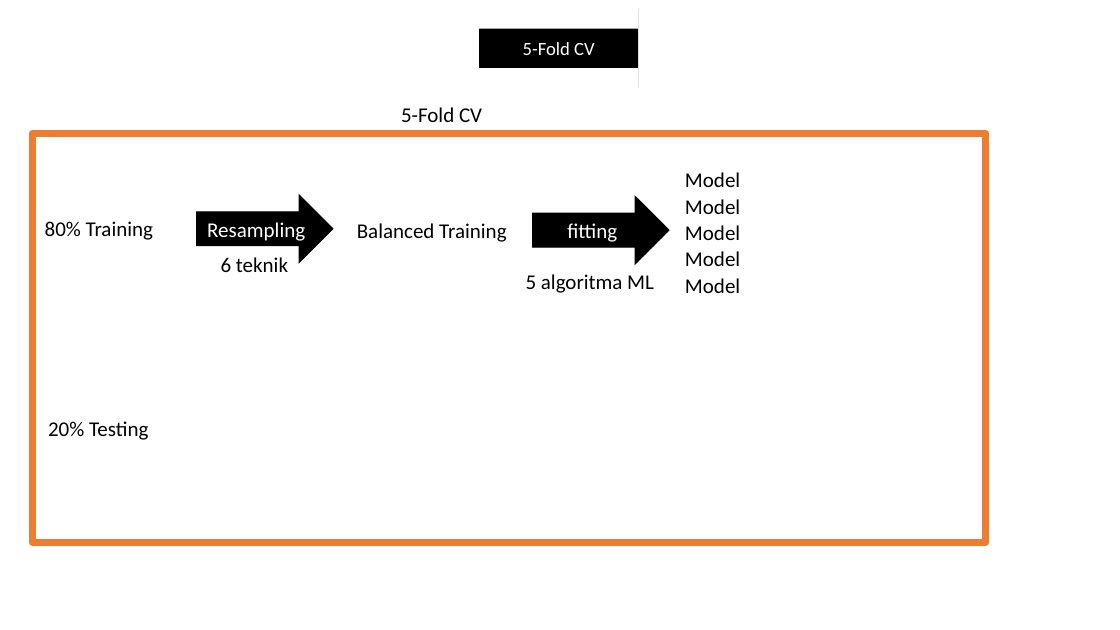
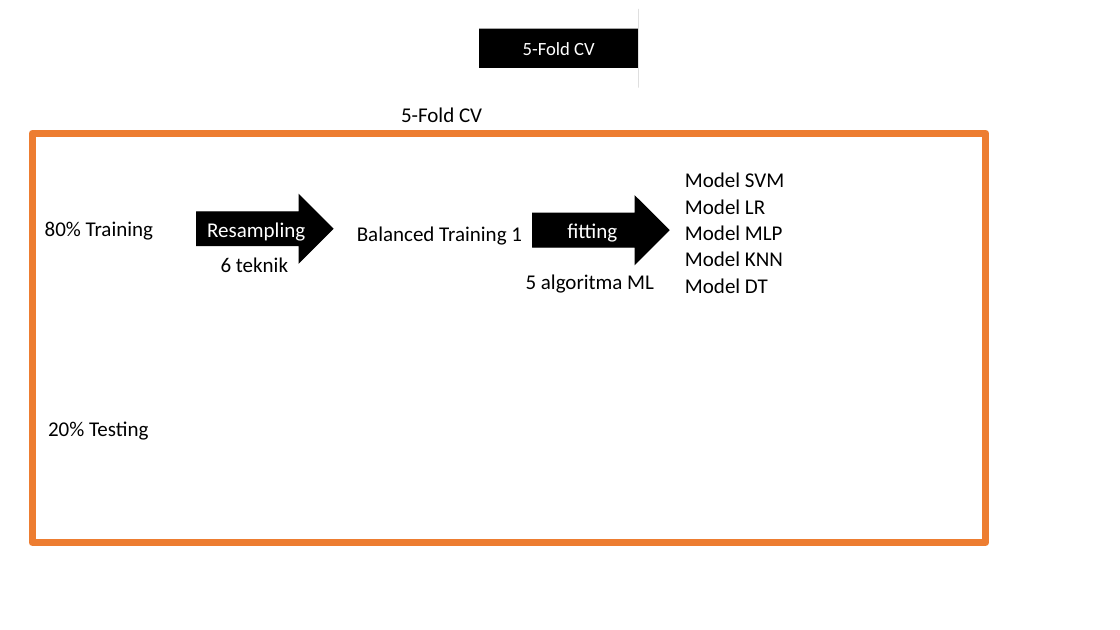
Before and after one commit to zkgz/skripsi, a slide deck: slide 38 of skripsi/Skripsi Pro/Presentation1.pptx. Drawn at 1120x630 pixels with LibreOffice and Linux fonts; fonts in the diff are those of the drawing. Boxes give left, top, right and bottom in pixels: in the first picture for what was removed or moved away, otherwise in the second. Text is boxed around its words. In the diff, an @@ line names an element or a change of style, - is before the commit and + after.

```diff
--- a/skripsi/Skripsi Pro/Presentation1.pptx
+++ b/skripsi/Skripsi Pro/Presentation1.pptx
@@ text at <box>685,172,784,187</box>: text changed @@
-Model
+Model SVM
@@ text at <box>685,199,765,214</box>: text changed @@
-Model
+Model LR
@@ text at <box>357,226,522,245</box>: text changed @@
-Balanced Training
+Balanced Training 1
@@ text at <box>685,225,783,240</box>: text changed @@
-Model
+Model MLP
@@ text at <box>685,251,783,266</box>: text changed @@
-Model
+Model KNN
@@ text at <box>685,278,768,293</box>: text changed @@
-Model
+Model DT
```
Also in this commit, not shown: 1 other slide changed, 6 slides added.
